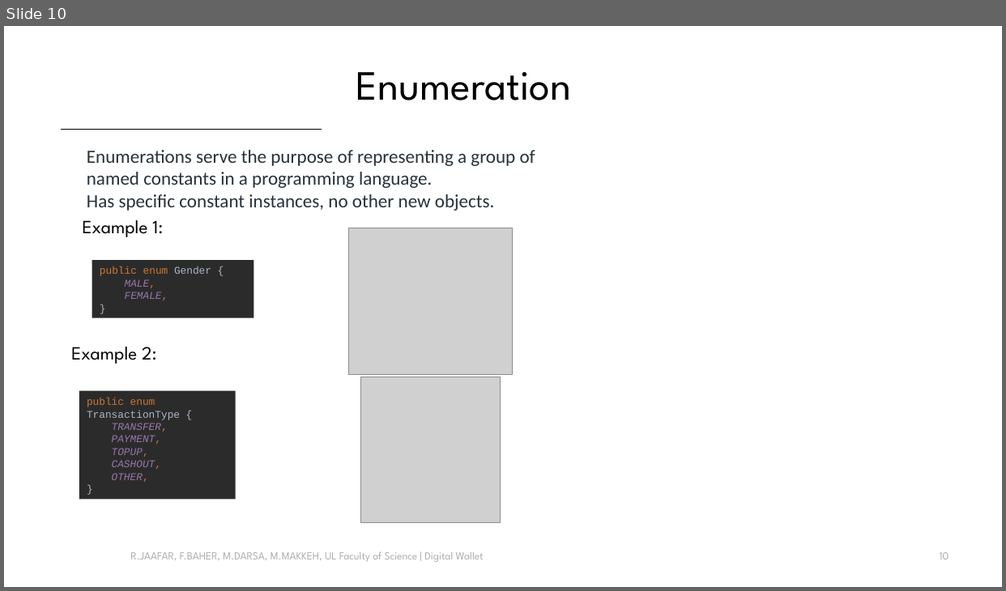
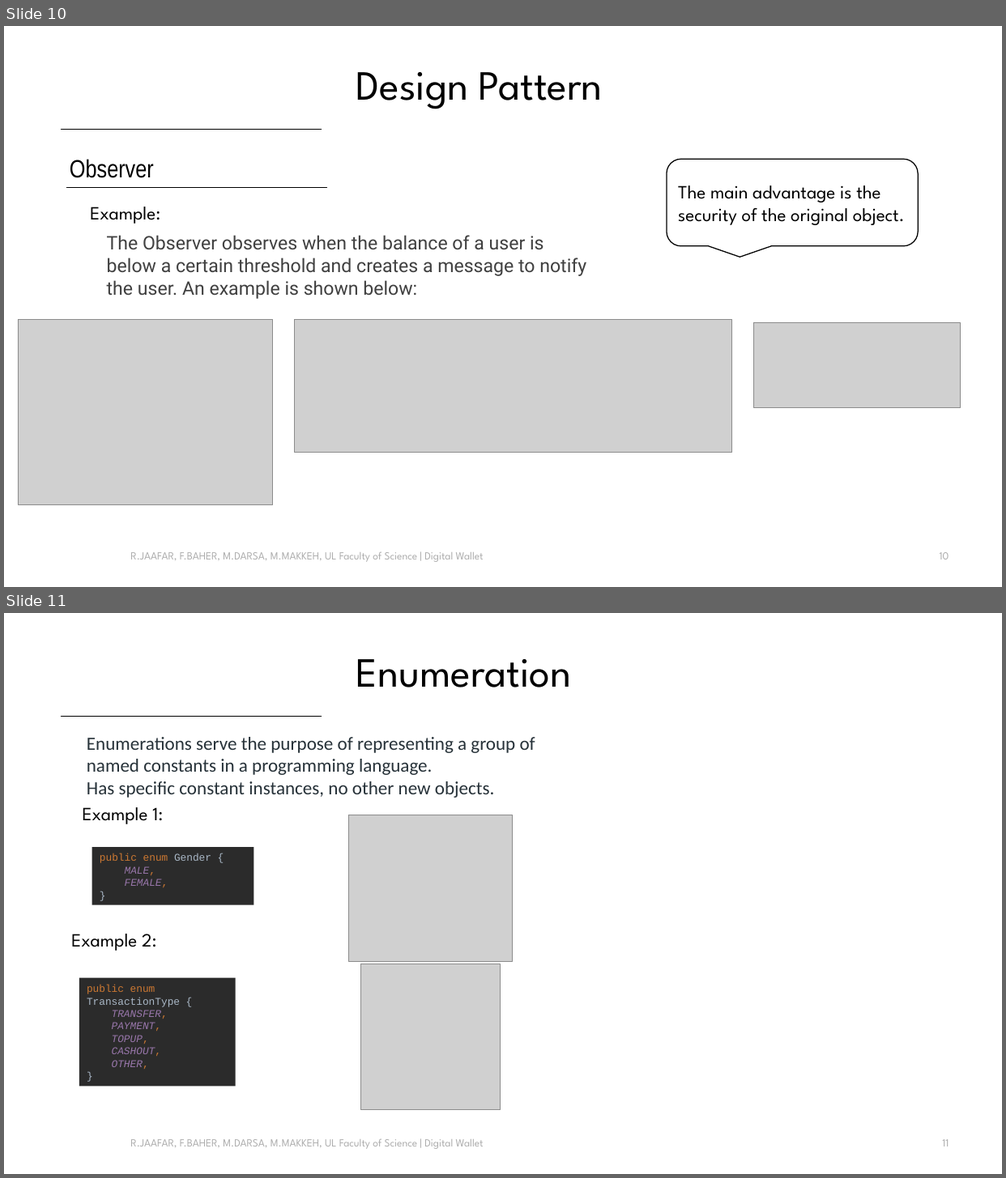
Before and after one commit to MohammadDarsa/digital-wallet, a slide deck: E-Banking_[Rana Jaafar 97456]_[Fatima Baher 98683]_[Mohammad Darsa 97757]_[Mohammad Makke 99243].pptx. Shown one above the other, each under a label of ours: slide 10 before the commit, slides 10 and 11 after it. The pictures are 1006x591 and 1006x1178 pixels, drawn with LibreOffice and Linux fonts; fonts in the diff are those of the drawing; grey boxes stand for pictures. Boxes give left, top, right and bottom in pixels: in the first picture for what was removed or moved away, otherwise in the second. Text is boxed around its words. In the diff, an @@ line names an element or a change of style, - is before the commit and + after.

```diff
--- a/E-Banking_[Rana Jaafar 97456]_[Fatima Baher 98683]_[Mohammad Darsa 97757]_[Mohammad Makke 99243].pptx
+++ b/E-Banking_[Rana Jaafar 97456]_[Fatima Baher 98683]_[Mohammad Darsa 97757]_[Mohammad Makke 99243].pptx
@@ slide 10 added at <box>4,26,1002,587</box>, background #FFFFFF @@
@@ text added at <box>356,72,603,109</box>, 40 pt, text #000000 @@
+Design Pattern
@@ freeform shape added at <box>61,130,939,136</box>, outline #000000 0.75 pt @@
@@ text added at <box>70,159,154,178</box>, 24 pt, text #000000 @@
+Observer
@@ rounded speech box added at <box>667,160,918,246</box>, fill #FFFFFF, outline #000000 1 pt, 18 pt, text #000000 @@
+The main advantage is the security of the original object.
@@ freeform shape added at <box>66,179,177,188</box>, outline #000000 0.75 pt @@
@@ text added at <box>90,207,160,224</box>, 18 pt, text #000000 @@
+Example:
@@ text added at <box>107,235,586,299</box>, 18 pt, text #404040 @@
+The Observer observes when the balance of a user is below a certain threshold and creates a message to notify the user. An example is shown below:
@@ picture added at <box>19,320,273,506</box> @@
@@ picture added at <box>295,320,731,454</box> @@
@@ picture added at <box>753,322,960,408</box> @@
@@ text added at <box>130,552,484,562</box>, 10.5 pt, text #ADADAD @@
+R.JAAFAR, F.BAHER, M.DARSA, M.MAKKEH, UL Faculty of Science | Digital Wallet
@@ page number added at <box>940,552,949,560</box>, 10.5 pt, text #ABABAB @@
+10
@@ what was slide 10 is now slide 11 @@
@@ page number at <box>942,1139,948,1147</box>: text changed @@
-10
+11
```
Also in this commit, not shown: 1 slide changed, 22 other files.
